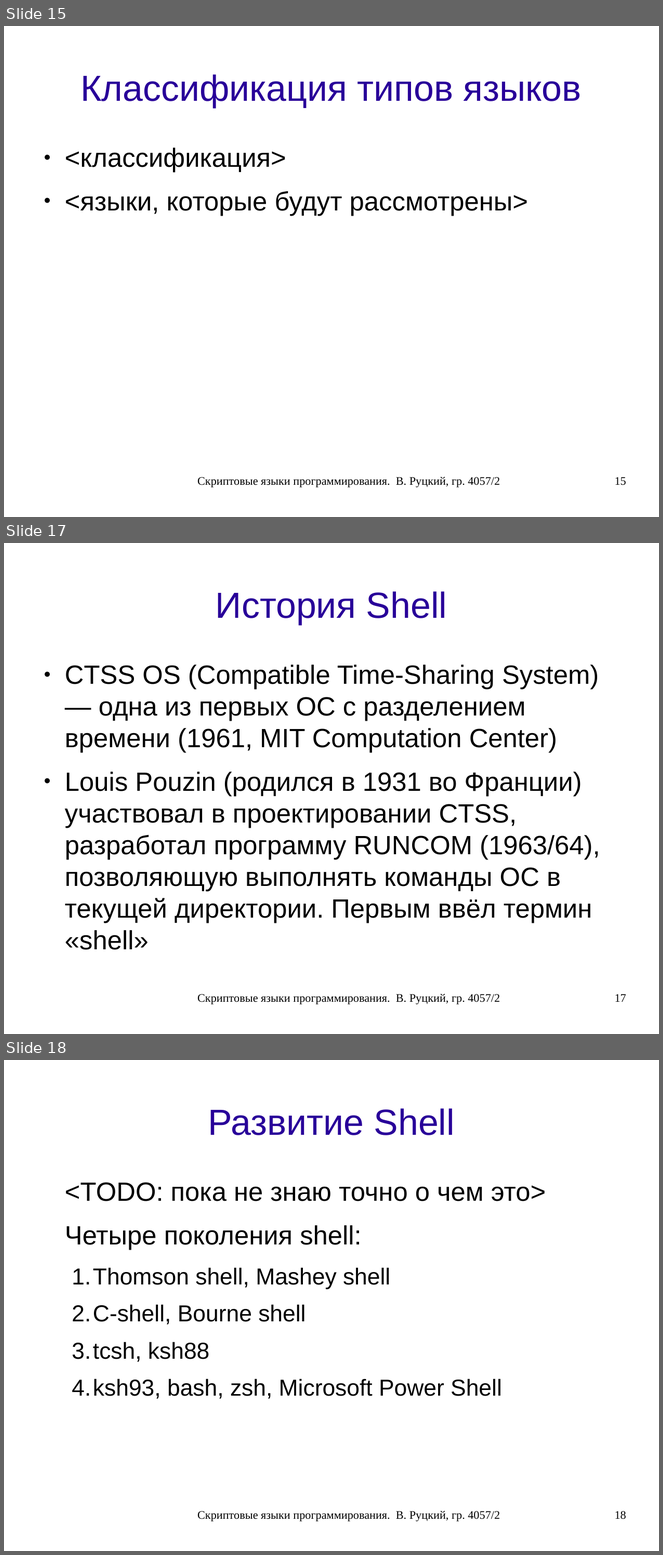
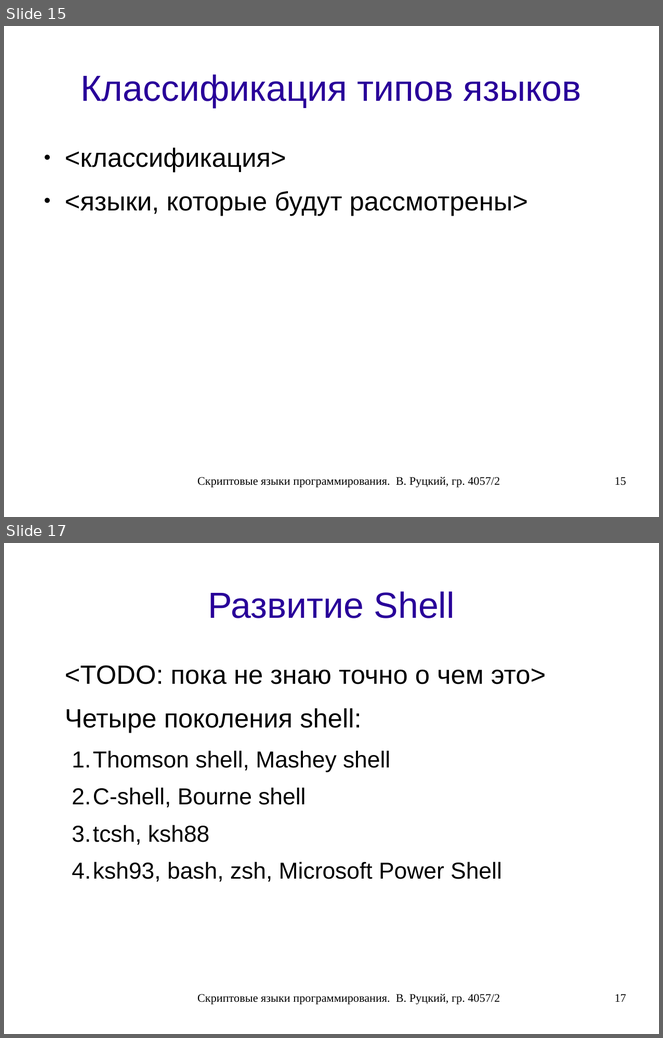
Before and after one commit to rutsky/semester07, a slide deck: Operation_systems/scripting_languages/40572_Rutsky_Scripting_languages.odp. Shown one above the other, each under a label of ours: slides 15, 17 and 18 before the commit, slides 15 and 17 after it; the slides between them are not shown. The pictures are 663x1555 and 663x1038 pixels, drawn with LibreOffice and Linux fonts; fonts in the diff are those of the drawing. Boxes give left, top, right and bottom in pixels: in the first picture for what was removed or moved away, otherwise in the second. Text is boxed around its words. In the diff, an @@ line names an element or a change of style, - is before the commit and + after.

```diff
--- a/Operation_systems/scripting_languages/40572_Rutsky_Scripting_languages.odp
+++ b/Operation_systems/scripting_languages/40572_Rutsky_Scripting_languages.odp
@@ slide 17 removed at [4,543,659,1034], background #FFFFFF @@
@@ title removed at [216,591,447,625] @@
-История Shell
@@ text removed at [65,665,600,950] @@
-● CTSS OS (Compatible Time-Sharing System) — одна из первых ОС с разделением времени (1961, MIT Computation Center)
-● Louis Pouzin (родился в 1931 во Франции) участвовал в проектировании CTSS, разработал программу RUNCOM (1963/64), позволяющую выполнять команды ОС в текущей директории. Первым ввёл термин «shell»
@@ text removed at [197,994,500,1005] @@
-Скриптовые языки программирования. В. Руцкий, гр. 4057/2
@@ page number removed at [615,994,626,1002] @@
-17
@@ what was slide 18 is now slide 17 @@
@@ page number at [615,994,626,1002]: text changed @@
-18
+17
```
Also in this commit, not shown: 4 slides changed, 2 other files.
